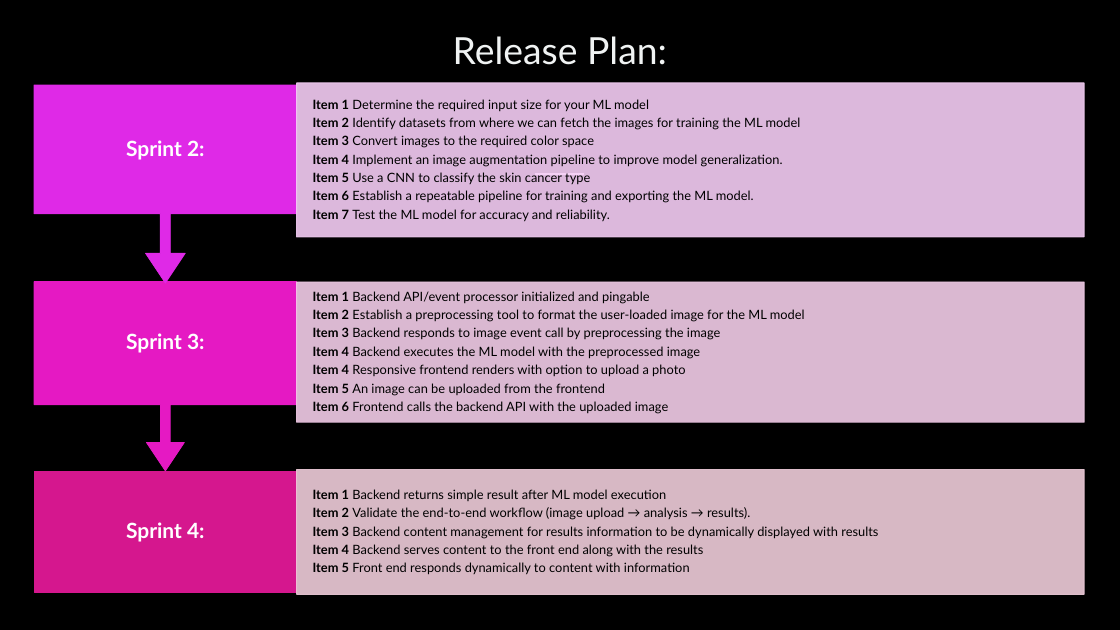
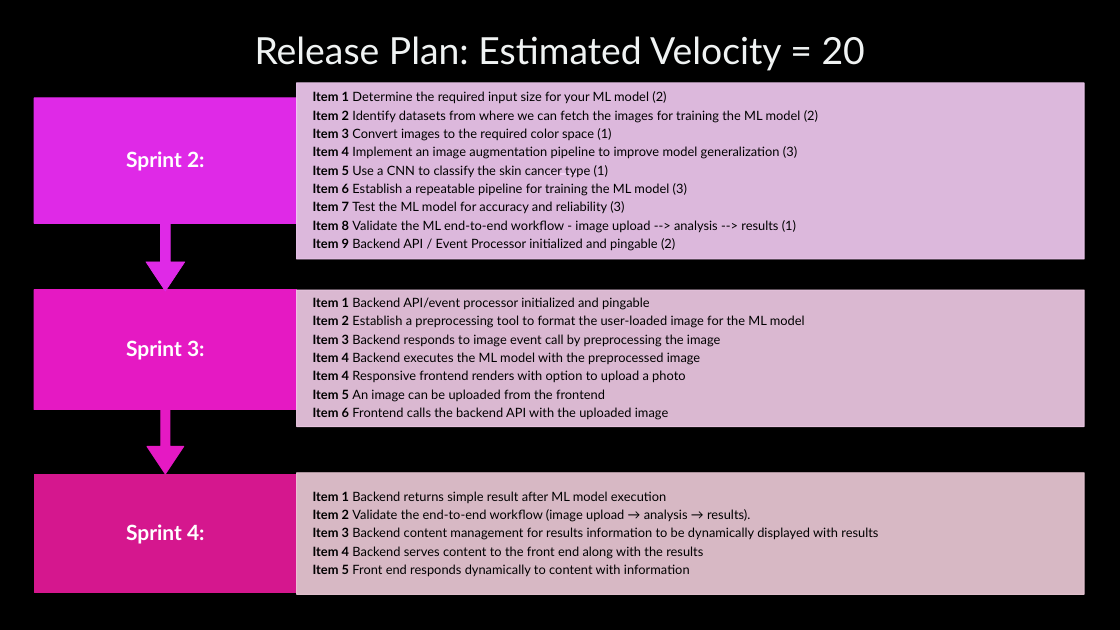
Before and after one commit to Yash-Gangani/Skin-Cancer-Detection-App, a slide deck: slide 4 of project-docs/Sprint-1-Presentation.pptx. Drawn at 1120x630 pixels with LibreOffice and Linux fonts; fonts in the diff are those of the drawing. Boxes give left, top, right and bottom in pixels: in the first picture for what was removed or moved away, otherwise in the second. Text is boxed around its words. In the diff, an @@ line names an element or a change of style, - is before the commit and + after.

Commit message:
docs: edits to sprint 1 presentation

```diff
--- a/project-docs/Sprint-1-Presentation.pptx
+++ b/project-docs/Sprint-1-Presentation.pptx
@@ title at [255,36,865,71]: text changed @@
-Release Plan:
+Release Plan: Estimated Velocity = 20
@@ rectangle: place and size @@
-rectangle at [297,83,1085,238]
+rectangle at [297,83,1085,260]
@@ text "Sprint 2:": place and size @@
-text "Sprint 2:" at [126,140,205,160]
+text "Sprint 2:" at [126,151,205,171]
@@ up arrow callout: place and size @@
-up arrow callout at [34,85,297,283]
+up arrow callout at [34,98,297,292]
@@ text at [313,91,818,251]: text changed @@
-Item 1 Determine the required input size for your ML model
-Item 2 Identify datasets from where we can fetch the images for training the ML model
-Item 3 Convert images to the required color space
-Item 4 Implement an image augmentation pipeline to improve model generalization.
-Item 5 Use a CNN to classify the skin cancer type
-Item 6 Establish a repeatable pipeline for training and exporting the ML model.
-Item 7 Test the ML model for accuracy and reliability.
+Item 1 Determine the required input size for your ML model (2)
+Item 2 Identify datasets from where we can fetch the images for training the ML model (2)
+Item 3 Convert images to the required color space (1)
+Item 4 Implement an image augmentation pipeline to improve model generalization (3)
+Item 5 Use a CNN to classify the skin cancer type (1)
+Item 6 Establish a repeatable pipeline for training the ML model (3)
+Item 7 Test the ML model for accuracy and reliability (3)
+Item 8 Validate the ML end-to-end workflow - image upload --> analysis --> results (1)
+Item 9 Backend API / Event Processor initialized and pingable (2)
@@ text "Sprint 3:": place and size @@
-text "Sprint 3:" at [126,333,205,353]
+text "Sprint 3:" at [126,340,205,360]
@@ up arrow callout: place and size @@
-up arrow callout at [34,281,297,471]
+up arrow callout at [34,290,297,475]
@@ text "Item 1 Backend API/event processor ...": place and size @@
-text "Item 1 Backend API/event processor ..." at [313,291,805,414]
+text "Item 1 Backend API/event processor ..." at [313,297,805,420]
@@ rectangle: place and size @@
-rectangle at [297,282,1085,423]
+rectangle at [297,290,1085,427]
@@ rectangle: place and size @@
-rectangle at [34,471,297,592]
+rectangle at [34,475,297,592]
```
Also in this commit, not shown: 4 other slides changed.
